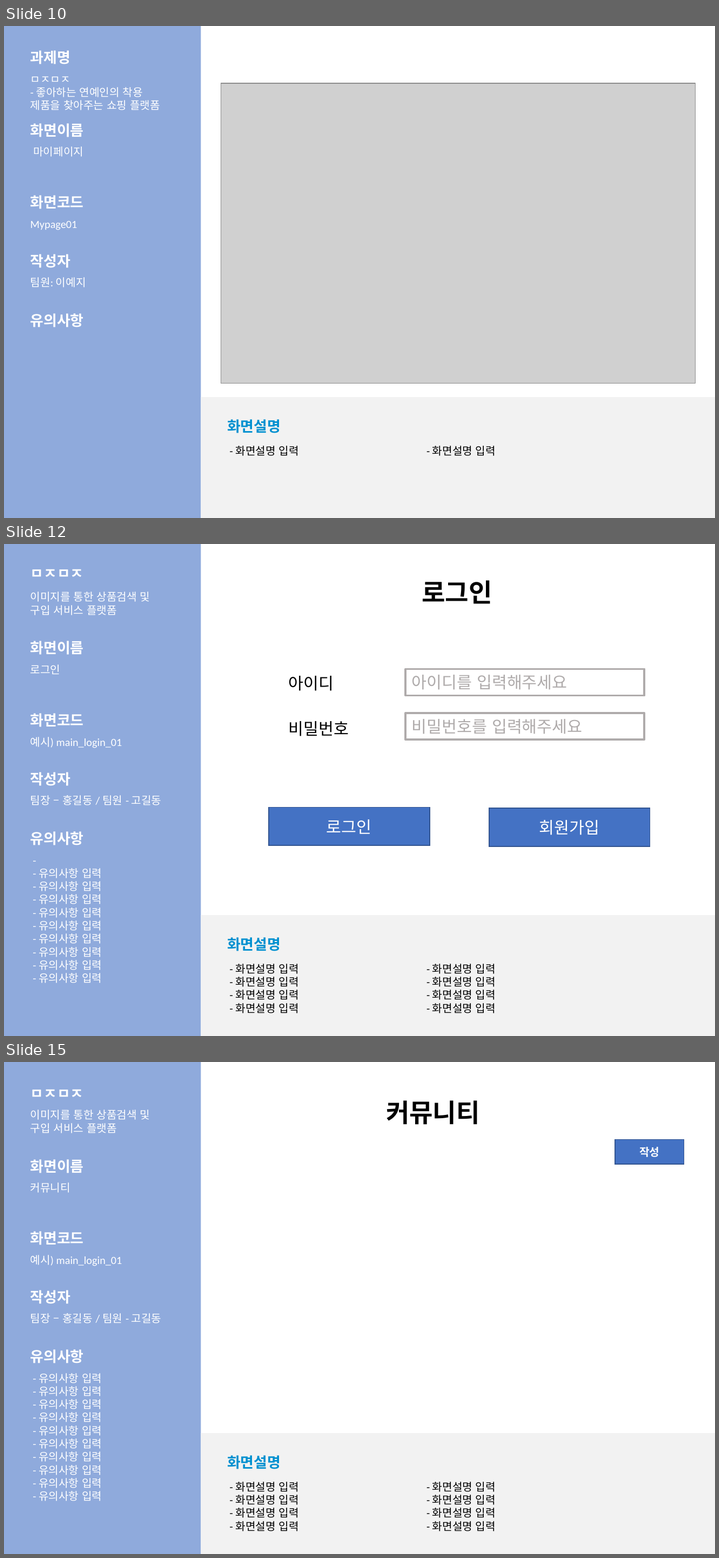
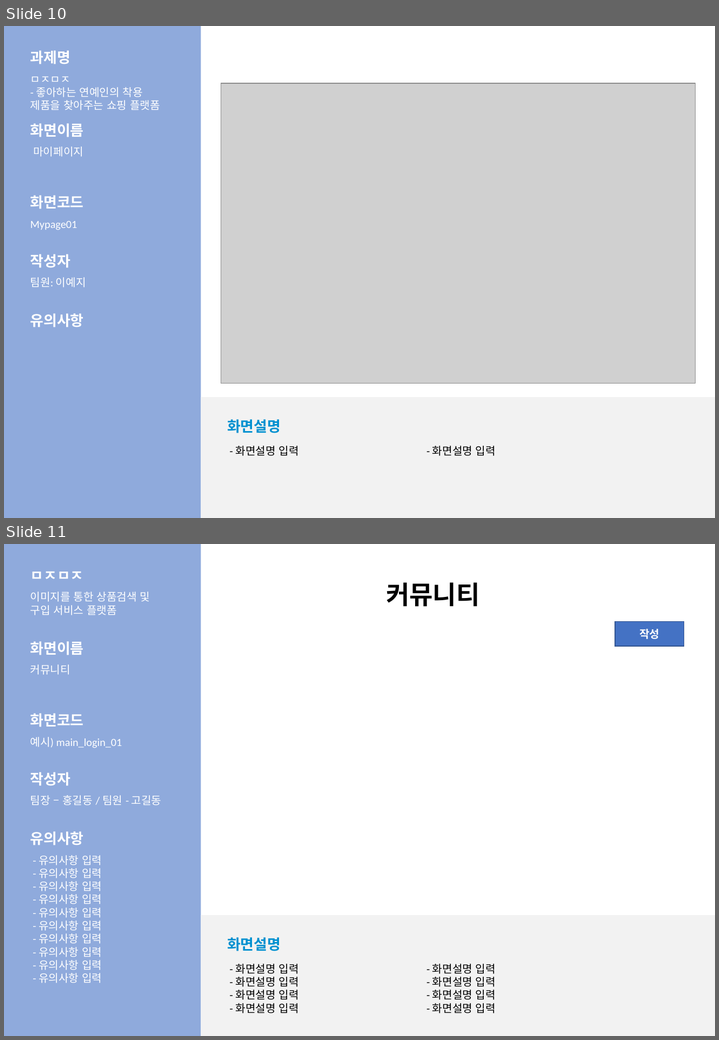
Before and after one commit to LeticiaKang/Project_Idol-Fandom-WebPlaform, a slide deck: 산출문서/화면설계서/화면설계서_서식(1조. HappyVirus).pptx. Shown one above the other, each under a label of ours: slides 10, 12 and 15 before the commit, slides 10 and 11 after it; the slides between them are not shown. The pictures are 719x1558 and 719x1040 pixels, drawn with LibreOffice and Linux fonts; fonts in the diff are those of the drawing; grey boxes stand for pictures. Boxes give left, top, right and bottom in pixels: in the first picture for what was removed or moved away, otherwise in the second. Text is boxed around its words. In the diff, an @@ line names an element or a change of style, - is before the commit and + after.

Commit message:
화면설계서
- 작성중

```diff
--- a/산출문서/화면설계서/화면설계서_서식(1조. HappyVirus).pptx
+++ b/산출문서/화면설계서/화면설계서_서식(1조. HappyVirus).pptx
@@ slide 12 removed at [4,544,715,1036], background #FFFFFF @@
@@ rectangle removed at [4,544,201,1036] @@
@@ text removed at [30,569,84,577] @@
-ㅁㅈㅁㅈ
@@ text removed at [30,592,150,615] @@
-이미지를 통한 상품검색 및 구입 서비스 플랫폼
@@ text removed at [421,580,492,604] @@
-로그인
@@ text removed at [30,641,84,655] @@
-화면이름
@@ text removed at [30,664,61,674] @@
-로그인
@@ rectangle removed at [406,669,644,696] @@
-아이디를 입력해주세요
@@ text removed at [288,676,333,691] @@
-아이디
@@ text removed at [30,713,84,727] @@
-화면코드
@@ text removed at [288,721,349,736] @@
-비밀번호
@@ rectangle removed at [406,714,644,739] @@
-비밀번호를 입력해주세요
@@ text removed at [30,737,122,748] @@
-예시) main_login_01
@@ text removed at [30,772,70,786] @@
-작성자
@@ text removed at [30,795,162,805] @@
-팀장 – 홍길동 / 팀원 - 고길동
@@ rectangle removed at [269,807,429,845] @@
-로그인
@@ rectangle removed at [489,809,650,846] @@
-회원가입
@@ text removed at [30,831,84,845] @@
-유의사항
@@ text removed at [39,868,102,983] @@
--
-- 유의사항 입력
-- 유의사항 입력
-- 유의사항 입력
-- 유의사항 입력
-- 유의사항 입력
-- 유의사항 입력
-- 유의사항 입력
-- 유의사항 입력
-- 유의사항 입력
@@ rectangle removed at [201,916,715,1036] @@
@@ text removed at [227,937,280,951] @@
-화면설명
@@ text removed at [236,964,299,1013] @@
-- 화면설명 입력
-- 화면설명 입력
-- 화면설명 입력
-- 화면설명 입력
@@ text removed at [432,964,495,1013] @@
-- 화면설명 입력
-- 화면설명 입력
-- 화면설명 입력
-- 화면설명 입력
@@ what was slide 15 is now slide 11 @@
```
Also in this commit, not shown: 4 slides changed, 3 other slides removed.
